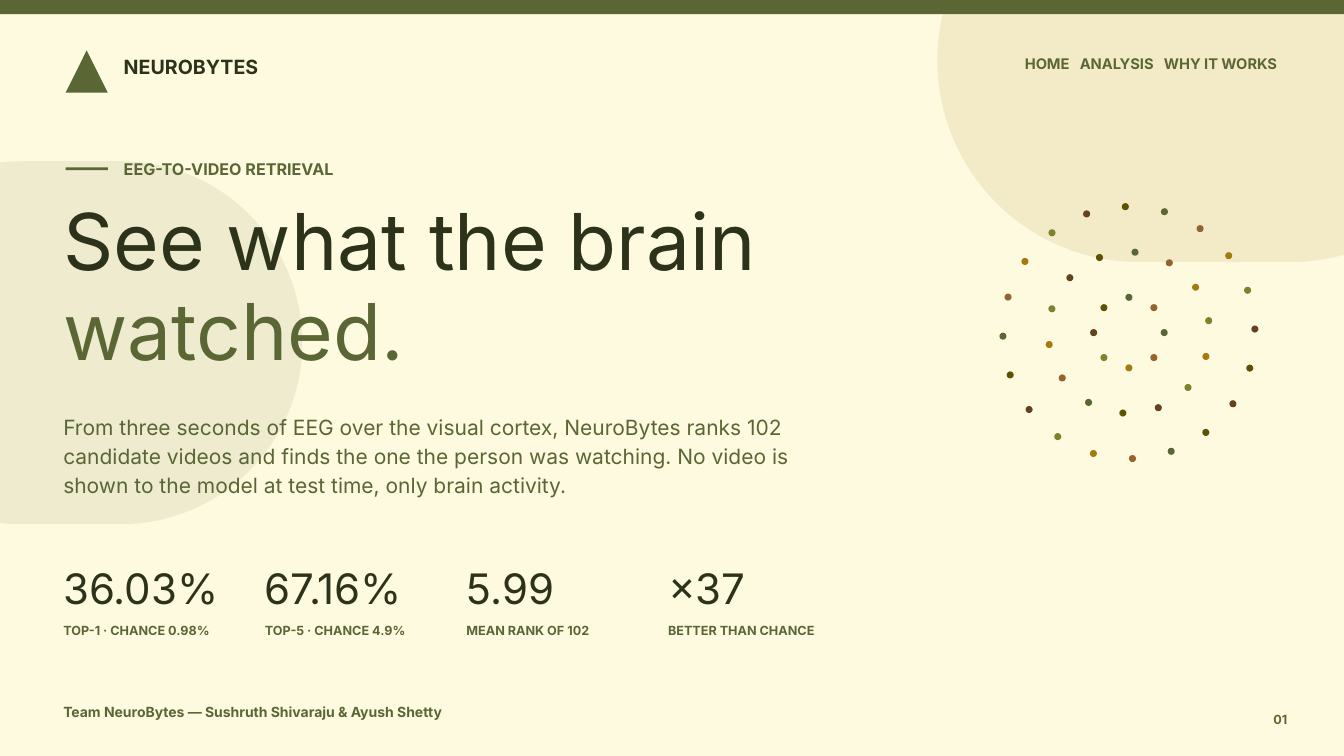
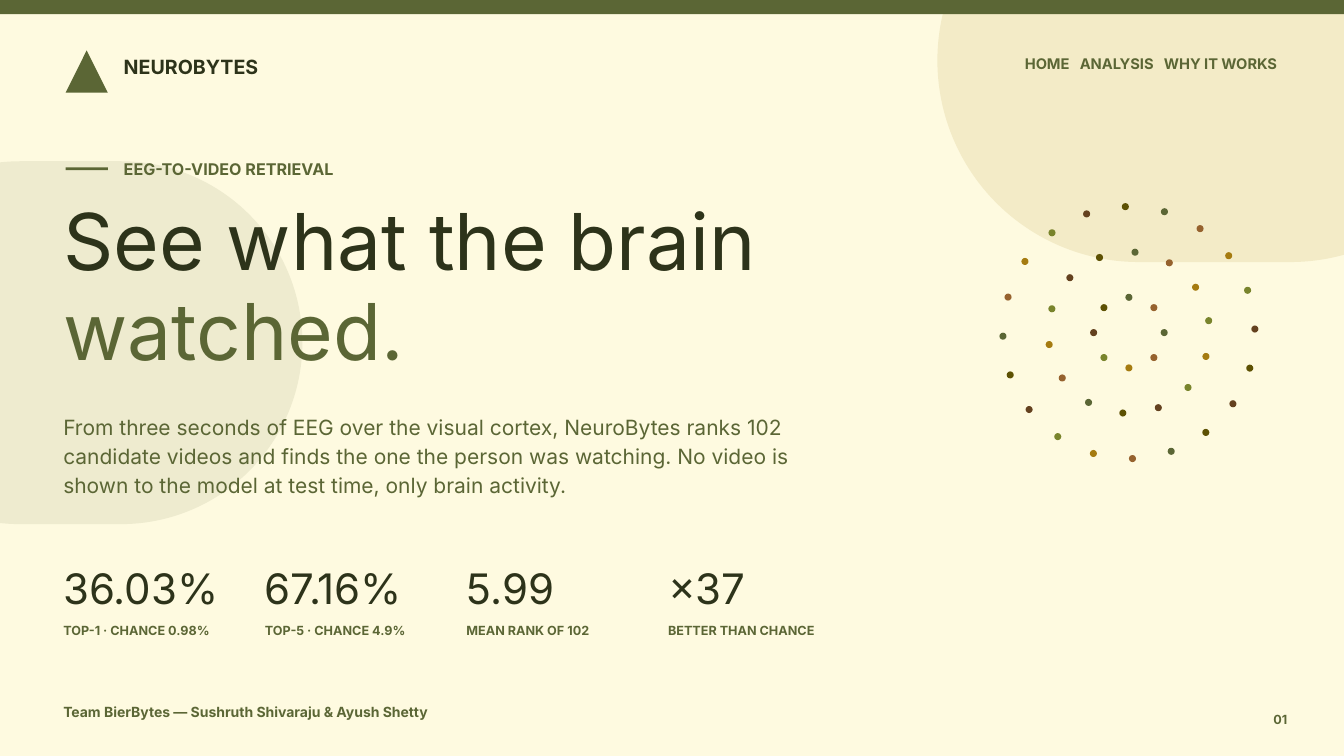
Before and after one commit to Sushruths04/NeuroBytes, a slide deck: slide 1 of neurobyte-web/presentation/NeuroBytes_overview_v2.pptx. Drawn at 1344x756 pixels with LibreOffice and Linux fonts; fonts in the diff are those of the drawing. Boxes give left, top, right and bottom in pixels: in the first picture for what was removed or moved away, otherwise in the second. Text is boxed around its words. In the diff, an @@ line names an element or a change of style, - is before the commit and + after.

Commit message:
Team name: BierBytes

```diff
--- a/neurobyte-web/presentation/NeuroBytes_overview_v2.pptx
+++ b/neurobyte-web/presentation/NeuroBytes_overview_v2.pptx
@@ text at (63,706,428,720): text changed @@
-Team NeuroBytes — Sushruth Shivaraju & Ayush Shetty
+Team BierBytes — Sushruth Shivaraju & Ayush Shetty
```
Also in this commit, not shown: 6 other files.
